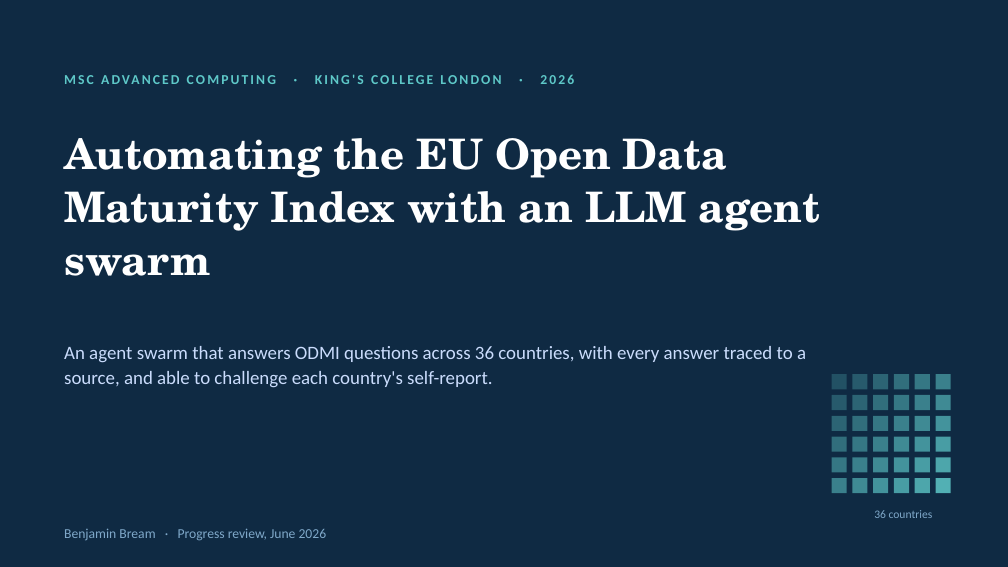
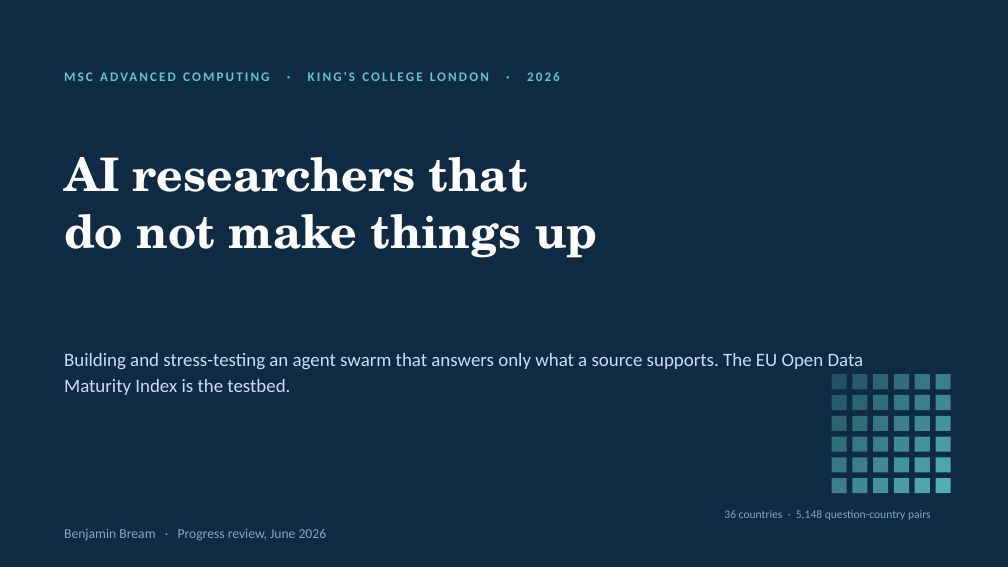
Before and after one commit to benjyb1/odmi-agent-swarm, a slide deck: slide 1 of docs/ODMI_Progress_5min.pptx. Drawn at 1008x567 pixels with LibreOffice and Linux fonts; fonts in the diff are those of the drawing. Boxes give left, top, right and bottom in pixels: in the first picture for what was removed or moved away, otherwise in the second. Text is boxed around its words. In the diff, an @@ line names an element or a change of style, - is before the commit and + after.

```diff
--- a/docs/ODMI_Progress_5min.pptx
+++ b/docs/ODMI_Progress_5min.pptx
@@ text "MSC ADVANCED COMPUTING · KING'S ..." at [308,72,560,81]: size 13 to 12.5 pt @@
@@ text at [64,157,597,258]: text changed; size 40 to 44 pt @@
-Automating the EU Open Data
-Maturity Index with an LLM agent swarm
+AI researchers that
+do not make things up
@@ text at [64,353,864,395]: text changed @@
-An agent swarm that answers ODMI questions across 36 countries, with every answer traced to a source, and able to challenge each country's self-report.
+Building and stress-testing an agent swarm that answers only what a source supports. The EU Open Data Maturity Index is the testbed.
@@ text at [724,510,931,520]: text changed @@
-36 countries
+36 countries · 5,148 question-country pairs
```
Also in this commit, not shown: 1 other slide changed, 4 slides added, 4 slides removed, 1 other file.
